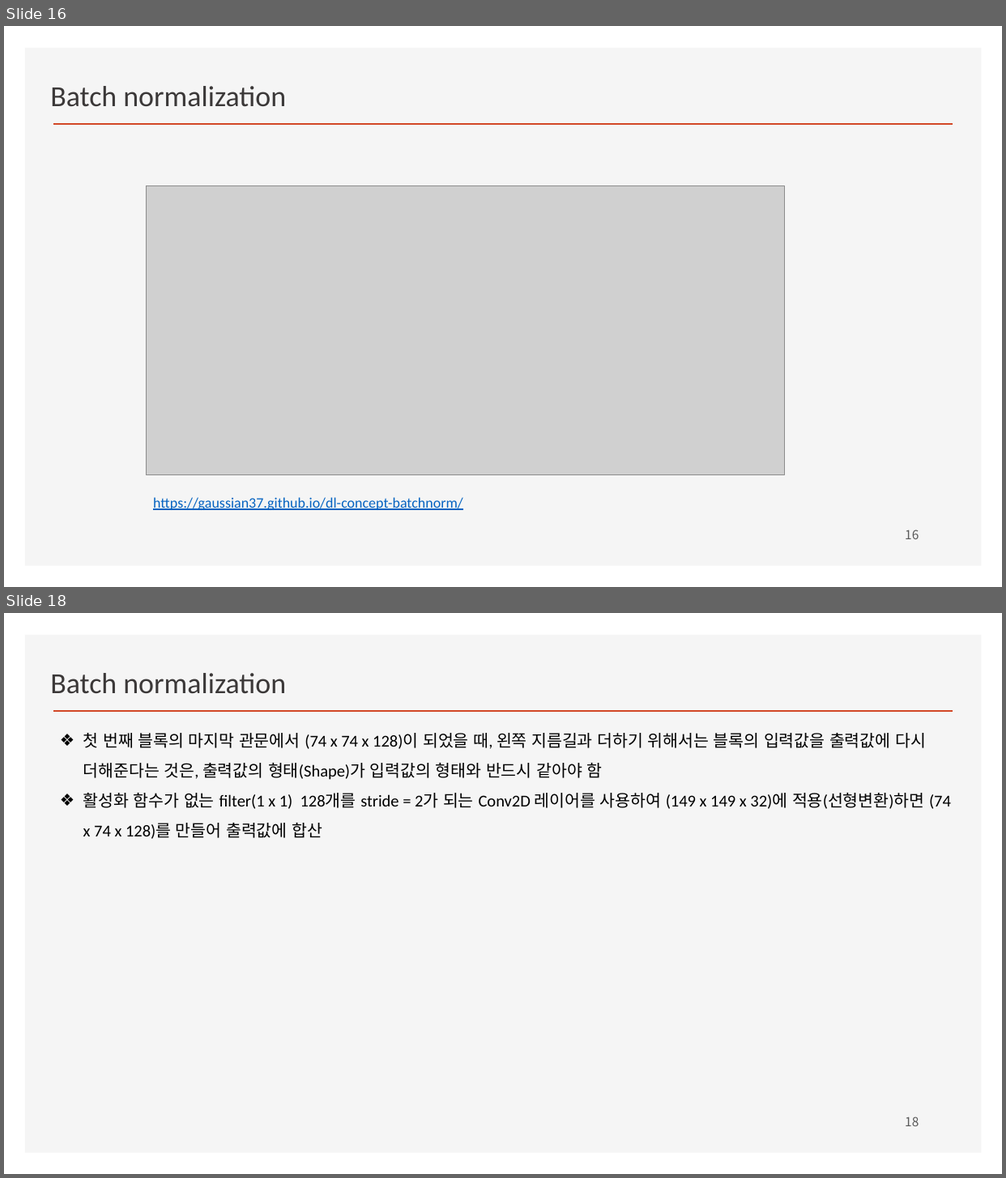
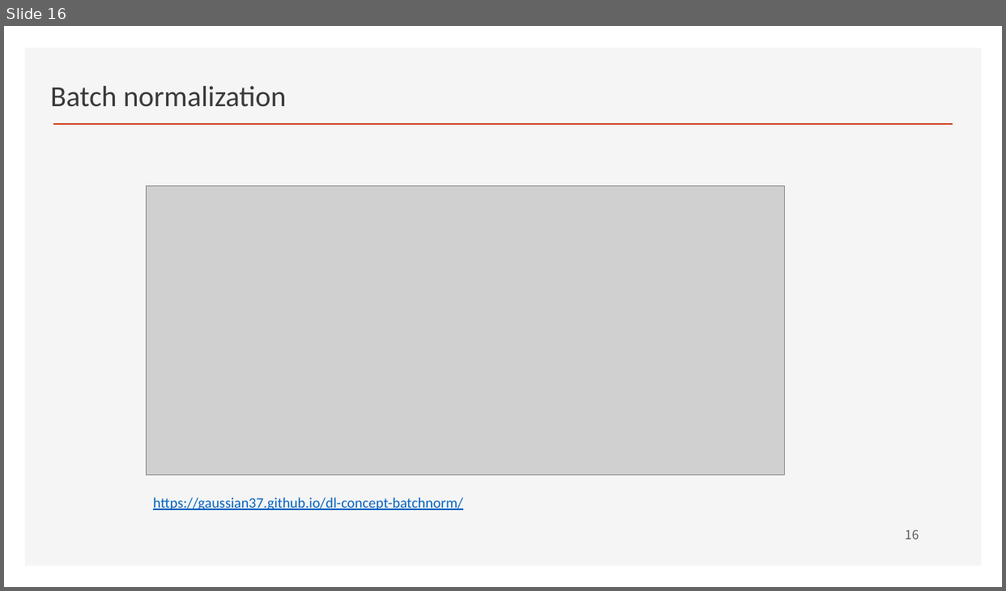
Before and after one commit to ancestor9/2026_Fall_Deep-Learning-with-Python, a slide deck: Chapter 09 ConvNet architecture patterns.pptx. Shown one above the other, each under a label of ours: slides 16 and 18 before the commit, slide 16 after it; the slides between them are not shown. The pictures are 1006x1178 and 1006x591 pixels, drawn with LibreOffice and Linux fonts; fonts in the diff are those of the drawing; grey boxes stand for pictures; background and template pictures are left out. Boxes give left, top, right and bottom in pixels: in the first picture for what was removed or moved away, otherwise in the second. Text is boxed around its words. In the diff, an @@ line names an element or a change of style, - is before the commit and + after.

```diff
--- a/Chapter 09 ConvNet architecture patterns.pptx
+++ b/Chapter 09 ConvNet architecture patterns.pptx
@@ slide 18 removed at (x1=4, y1=613, x2=1002, y2=1174), background #FFFFFF; not listed: 2 template elements that a slide beside it also shows @@
@@ text removed at (x1=50, y1=673, x2=286, y2=694) @@
-Batch normalization
@@ text removed at (x1=83, y1=733, x2=951, y2=839) @@
-❖ 첫 번째 블록의 마지막 관문에서 (74 x 74 x 128)이 되었을 때, 왼쪽 지름길과 더하기 위해서는 블록의 입력값을 출력값에 다시 더해준다는 것은, 출력값의 형태(Shape)가 입력값의 형태와 반드시 같아야 함
-❖ 활성화 함수가 없는 filter(1 x 1) 128개를 stride = 2가 되는 Conv2D 레이어를 사용하여 (149 x 149 x 32)에 적용(선형변환)하면 (74 x 74 x 128)를 만들어 출력값에 합산
@@ page number removed at (x1=905, y1=1117, x2=918, y2=1127) @@
-18
```
Also in this commit, not shown: 1 slide changed, 2 slides added.
